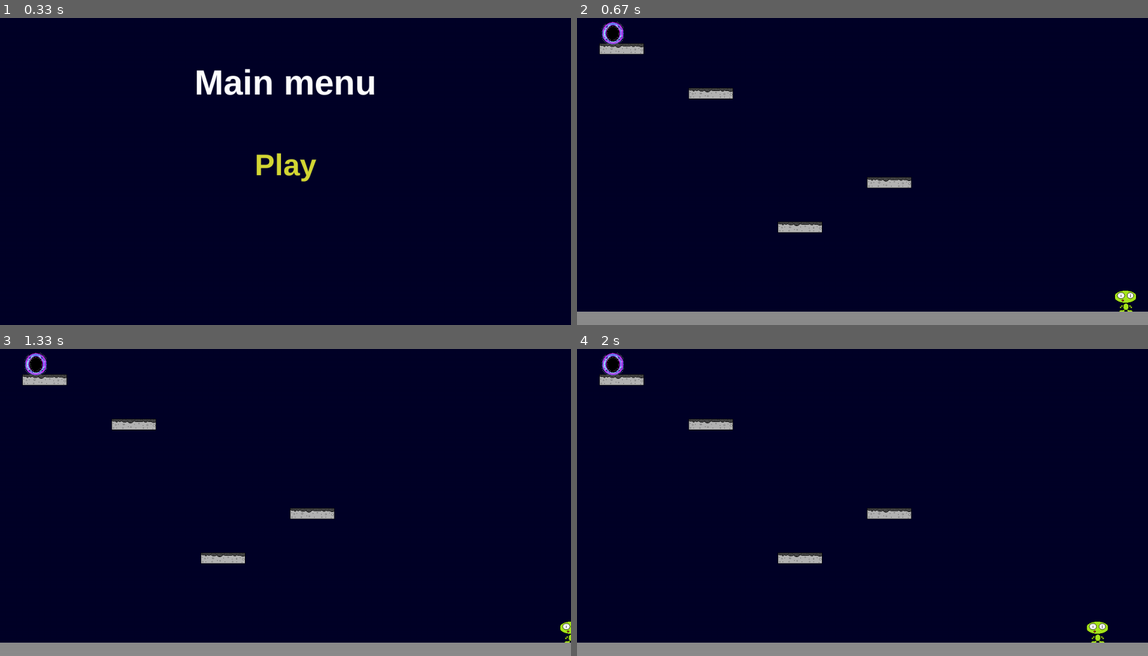
Above: before the commit, frames 1-4 (two rows, left to right).
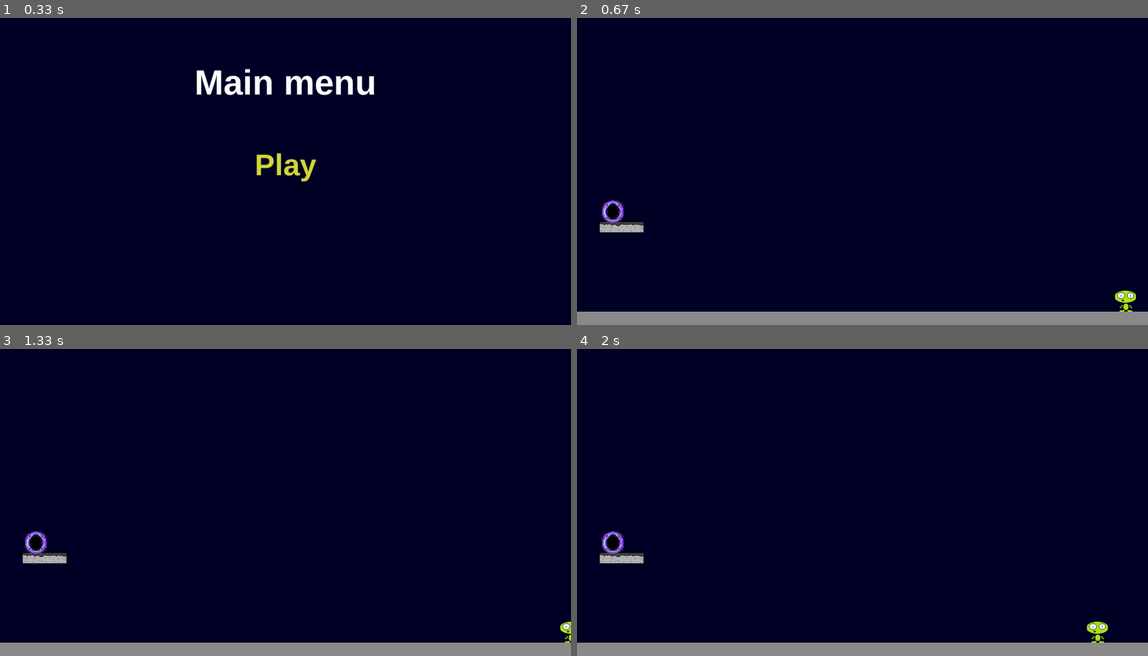
Above: after the commit, the same moments.

Repository: lapatinn/ot-harjoitustyo
Game: pygame game, started from src/main.py
Same seed, same stepped clock (60 frames per second), same inputs: the game is played once before the commit and once after it.
Inputs (mouse positions are in pixels of both pictures, inside the frame that each line leads up to):
- Up to frame 1 (0.33 s): no input
- Up to frame 2 (0.67 s): click "Play" at 0.38 s
- Up to frame 3 (1.33 s): hold D 0.67-1.13 s; move the mouse to (262, 508) at 0.7 s
- Up to frame 4 (2 s): hold A from 1.67 s (still down)

Frame 1 is identical in both runs. In frame 2, 1.8% of the frame differs, in the area x 3-59%, y 1-70%; in frame 3, 1.8%; in frame 4, 1.8%.

Commit message:
Add new levels, change old ones

Diff:
--- a/src/config.py
+++ b/src/config.py
@@ -13,4 +13,4 @@
 TOP_COLOR = (255, 255, 255)
 BOTTOM_COLOR = (213, 216, 53)
 
-LEVEL_COUNT = 3
+LEVEL_COUNT = 5
--- a/src/levels/level_1.json
+++ b/src/levels/level_1.json
@@ -2,18 +2,6 @@
     "platforms": [
         {
             "plat_x": 100,
-            "plat_y": 100
-        },
-        {
-            "plat_x": 300,
-            "plat_y": 200
-        },
-        {
-            "plat_x": 700,
-            "plat_y": 400
-        },
-        {
-            "plat_x": 500,
             "plat_y": 500
         }
     ],
@@ -21,6 +9,6 @@
     "portal":
     {
         "portal_x": 80,
-        "portal_y": 90
+        "portal_y": 490
     }
 }
--- a/src/levels/level_2.json
+++ b/src/levels/level_2.json
@@ -1,26 +1,18 @@
 {
     "platforms": [
         {
-            "plat_x": 1100,
-            "plat_y": 90
-        },
-        {
-            "plat_x": 900,
+            "plat_x": 620,
             "plat_y": 300
         },
         {
-            "plat_x": 400,
-            "plat_y": 400
-        },
-        {
-            "plat_x": 700,
-            "plat_y": 600
+            "plat_x": 1040,
+            "plat_y": 500
         }
     ],
 
     "portal":
         {
-            "portal_x": 1130,
-            "portal_y": 80
+            "portal_x": 600,
+            "portal_y": 290
         }
 }
--- a/src/levels/level_3.json
+++ b/src/levels/level_3.json
@@ -14,9 +14,9 @@
         }
     ],
 
-    "rocket":
+    "portal":
         {
-            "rocket_x": 930,
-            "rocket_y": 290
+            "portal_x": 930,
+            "portal_y": 290
         }
 }
--- /dev/null
+++ b/src/levels/level_4.json
@@ -0,0 +1,30 @@
+{
+    "platforms": [
+        {
+            "plat_x": 100,
+            "plat_y": 100
+        },
+        {
+            "plat_x": 620,
+            "plat_y": 150
+        },
+        {
+            "plat_x": 1150,
+            "plat_y": 200
+        },
+        {
+            "plat_x": 1030,
+            "plat_y": 400
+        },
+        {
+            "plat_x": 500,
+            "plat_y": 500
+        }
+    ],
+
+    "portal":
+    {
+        "portal_x": 80,
+        "portal_y": 90
+    }
+}
--- /dev/null
+++ b/src/levels/level_5.json
@@ -0,0 +1,30 @@
+{
+    "platforms": [
+        {
+            "plat_x": 65,
+            "plat_y": 500
+        },
+        {
+            "plat_x": 600,
+            "plat_y": 450
+        },
+        {
+            "plat_x": 280,
+            "plat_y": 235
+        },
+        {
+            "plat_x": 1235,
+            "plat_y": 420
+        },
+        {
+            "plat_x": 780,
+            "plat_y": 100
+        }
+    ],
+
+    "portal":
+    {
+        "portal_x": 1250,
+        "portal_y": 410
+    }
+}
